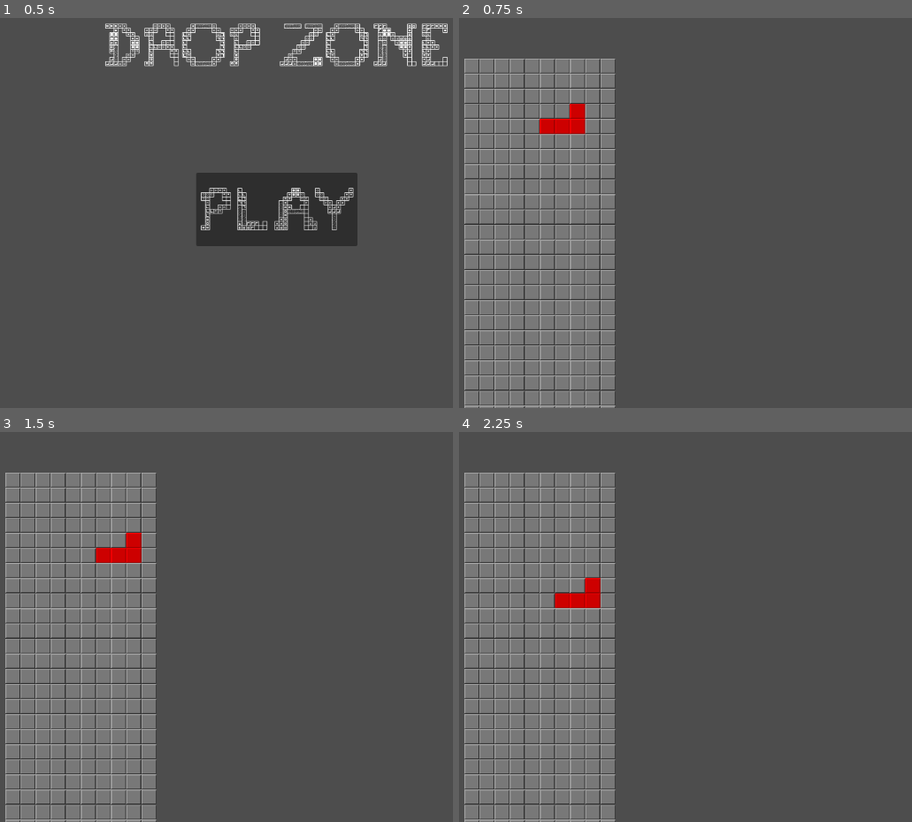
Above: before the commit, frames 1-4 (two rows, left to right).
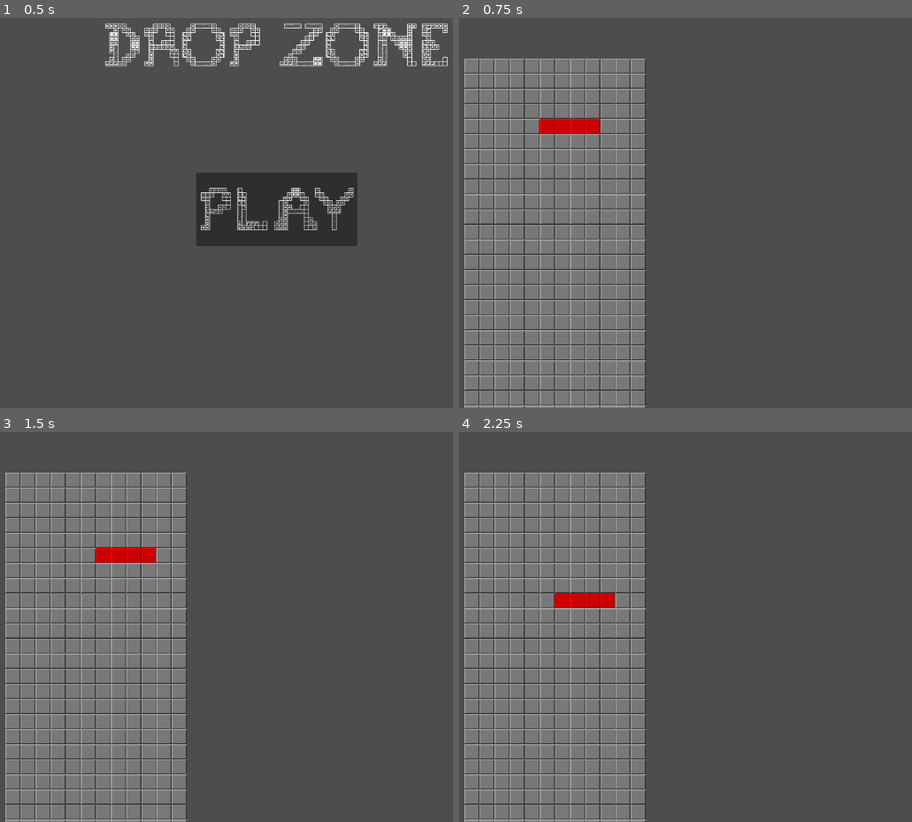
Above: after the commit, the same moments.

Repository: CodeOS99/DropZone
Game: Godot game, scene res://scenes/main_menu.tscn
Two runs of this game, one before a commit and one after it. Both use one fixed random seed, a clock stepped at 60 frames per second and the inputs below.
Inputs:
- Up to frame 1 (0.5 s): no input
- Up to frame 2 (0.75 s): click "PLAY" at 0.5 s
- Up to frame 3 (1.5 s): tap Enter at 1.25 s; hold D (right) from 1.28 s (still down); tap Alt at 1.35 s
- Up to frame 4 (2.25 s): tap Space at 2 s; release D (right) at 2.03 s; hold S (down) from 2.03 s (still down); tap Shift at 2.1 s

Frame 1 is identical in both runs. In frame 2, 6.1% of the frame differs, in the area x 24-42%, y 10-100%; in frame 3, 6.0%; in frame 4, 6.0%.

Commit message:
Added complete and bug free row check!

Diff:
--- a/scripts/tetris_board.gd
+++ b/scripts/tetris_board.gd
@@ -13,13 +13,13 @@
 	"L": [Vector2i(2,0), Vector2i(0,1), Vector2i(1,1), Vector2i(2,1)],
 }
 
-var size = Vector2i(10, 25)
+var size = Vector2i(12, 25)
 
 var board = []
 
 var timer := 0.0
 
-var pieces = [] # array of [tetromino, coord, tile_idx]
+var pieces = [] # array of [tetromino, coord, tile_idx, removed]
 var curr_piece_idx = -1 # the one which is being controlled right now
 
 func _ready() -> void:
@@ -58,6 +58,8 @@
 			spawn_new_piece()
 			gone_through_active = true
 
+	check_for_row()
+
 func move_if_possible(piece, displ: Vector2i):
 	if displ == Vector2i.ZERO:
 		return true
@@ -65,6 +67,10 @@
 	var candidate = piece.duplicate()
 	candidate[1] += displ
 	for vertex in TETROMINOES[piece[0]]:
+		if vertex+piece[1] in piece[3]:
+			flag = true
+			continue
+
 		# checks if in range
 		if (vertex+candidate[1]).y >= size.y or not (vertex+candidate[1]).x in range(0, size.x):
 			flag = true
@@ -90,6 +96,8 @@
 
 		# new pos
 		for vertex_displ in TETROMINOES[piece[0]]:
+			if vertex_displ in piece[3]:
+				continue
 			var coord = vertex_displ + piece[1]
 			board[coord.y][coord.x] = piece[2]
 
@@ -98,10 +106,45 @@
 
 	return false
 
+func check_for_row():
+	var flag
+	var how_many = 0 # how many rows are cleared in a streak
+	for i in range(size.y):
+		flag = true
+		for j in board[i]:
+			if j == DEFAULT_TILE:
+				flag = false
+
+			# dont use the currently active piece
+			for vertex_displ in TETROMINOES[pieces[curr_piece_idx][0]]:
+				if Vector2i(j, i) == pieces[curr_piece_idx][1] + vertex_displ:
+					flag = false
+					break
+
+		if flag:
+			how_many += 1
+			# move every piece above this one down and in the row, make it blank
+			for piece in pieces:
+				for vertex_displ in TETROMINOES[piece[0]]:
+					if (vertex_displ+piece[1]).y == i:
+						piece[3].append(vertex_displ+piece[1])
+						board[(vertex_displ+piece[1]).y][(vertex_displ+piece[1]).x] = DEFAULT_TILE
+					if (vertex_displ+piece[1]).y <= i:
+						piece[1].y += 1
+			board.remove_at(i)
+			var x = []
+			for j in range(size.x):
+				x.append(DEFAULT_TILE)
+			board.push_front(x)
+		else:
+			if how_many > 0:
+				print(how_many)
+			how_many = 0
+
 func spawn_new_piece():
 	curr_piece_idx += 1
-	var piece = ['I', 'O', 'T', 'S', 'Z', 'J', 'L'].pick_random() # idc if theres a better way to do this
+	#var piece = ['I', 'O', 'T', 'S', 'Z', 'J', 'L'].pick_random() # idc if theres a better way to do this
+	var piece = ['I', 'O'].pick_random()
 	var pos = Vector2i(randi_range(1, size.x-3), 2)
 	var idx = randi_range(0, TILE_COLORS-2)
-	pieces.append([piece, pos, idx])
-	print(pieces)
+	pieces.append([piece, pos, idx, []])
